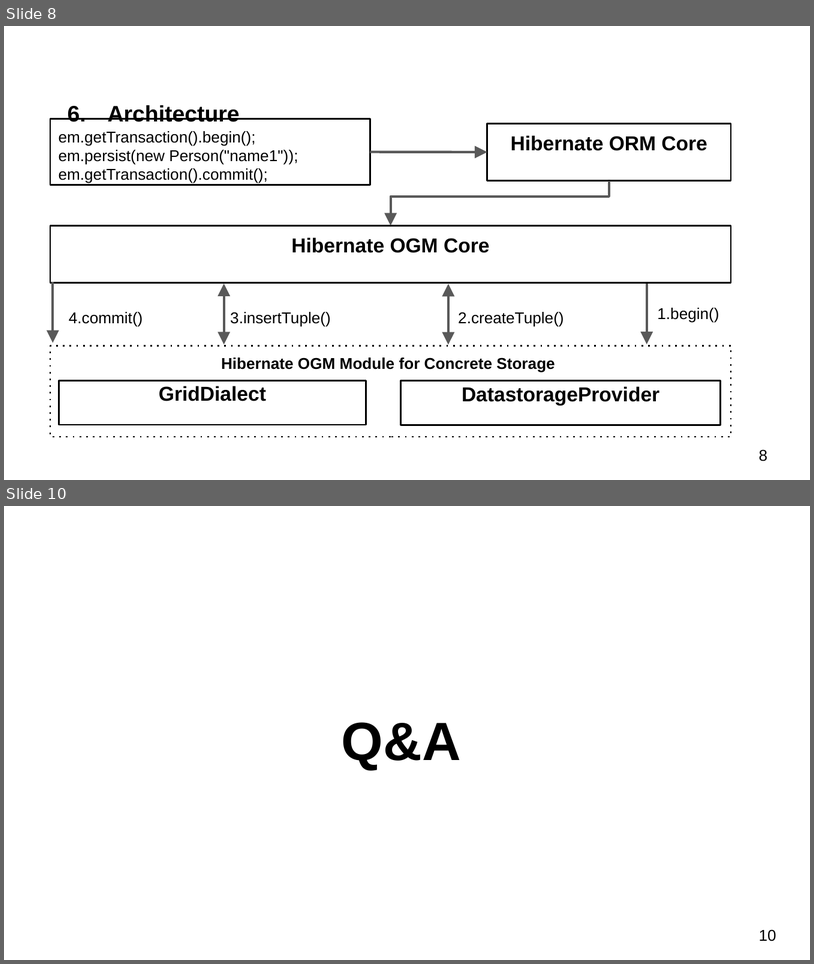
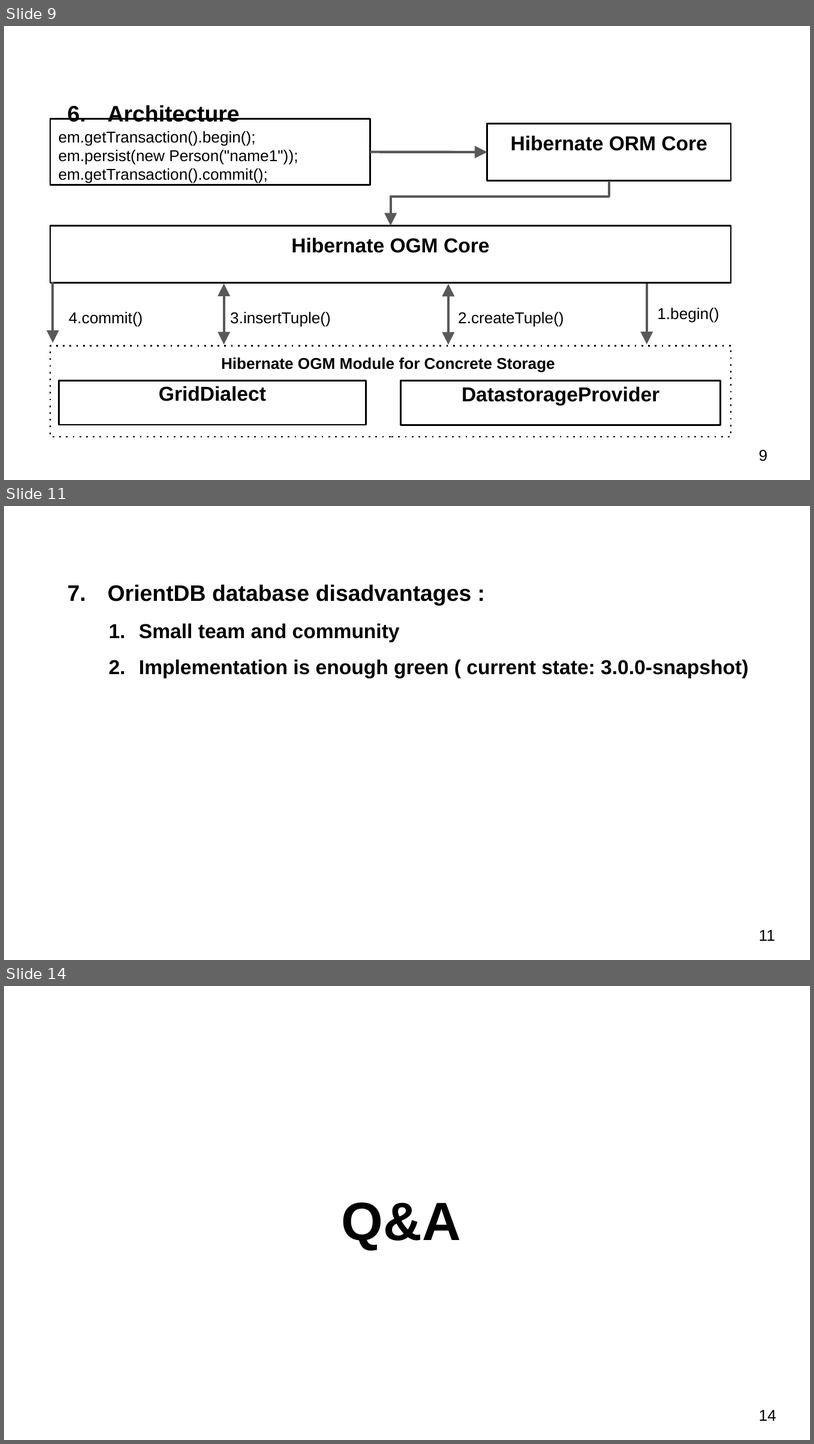
Before and after one commit to schernolyas/jpoint2017, a slide deck: presentation/jpoint2017.pptx. Shown one above the other, each under a label of ours: slides 8 and 10 before the commit, slides 9, 11 and 14 after it; the slides between them are not shown. The pictures are 814x964 and 814x1444 pixels, drawn with LibreOffice and Linux fonts; fonts in the diff are those of the drawing. Boxes give left, top, right and bottom in pixels: in the first picture for what was removed or moved away, otherwise in the second. Text is boxed around its words. In the diff, an @@ line names an element or a change of style, - is before the commit and + after.

```diff
--- a/presentation/jpoint2017.pptx
+++ b/presentation/jpoint2017.pptx
@@ slide 11 added at bbox=[4, 506, 810, 960], background #FFFFFF @@
@@ text added at bbox=[108, 585, 749, 678], 18 pt, text #000000, bold @@
+  7. OrientDB database disadvantages :
+    1. Small team and community
+    2. Implementation is enough green ( current state: 3.0.0-snapshot)
@@ page number added at bbox=[759, 930, 776, 940], 14 pt, text #000000 @@
+11
@@ what was slide 8 is now slide 9 @@
@@ page number at bbox=[759, 449, 768, 461]: text changed @@
-8
+9
@@ what was slide 10 is now slide 14 @@
@@ page number at bbox=[759, 1410, 777, 1420]: text changed @@
-10
+14
```
Also in this commit, not shown: 2 slides changed, 3 other slides added.
